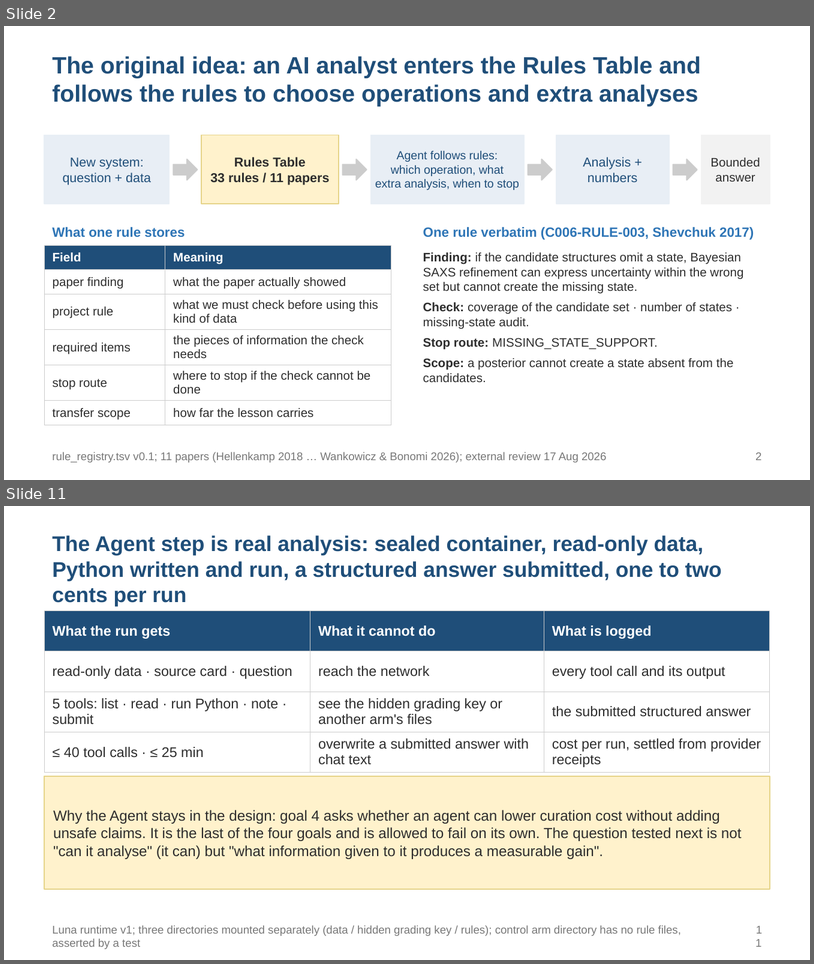
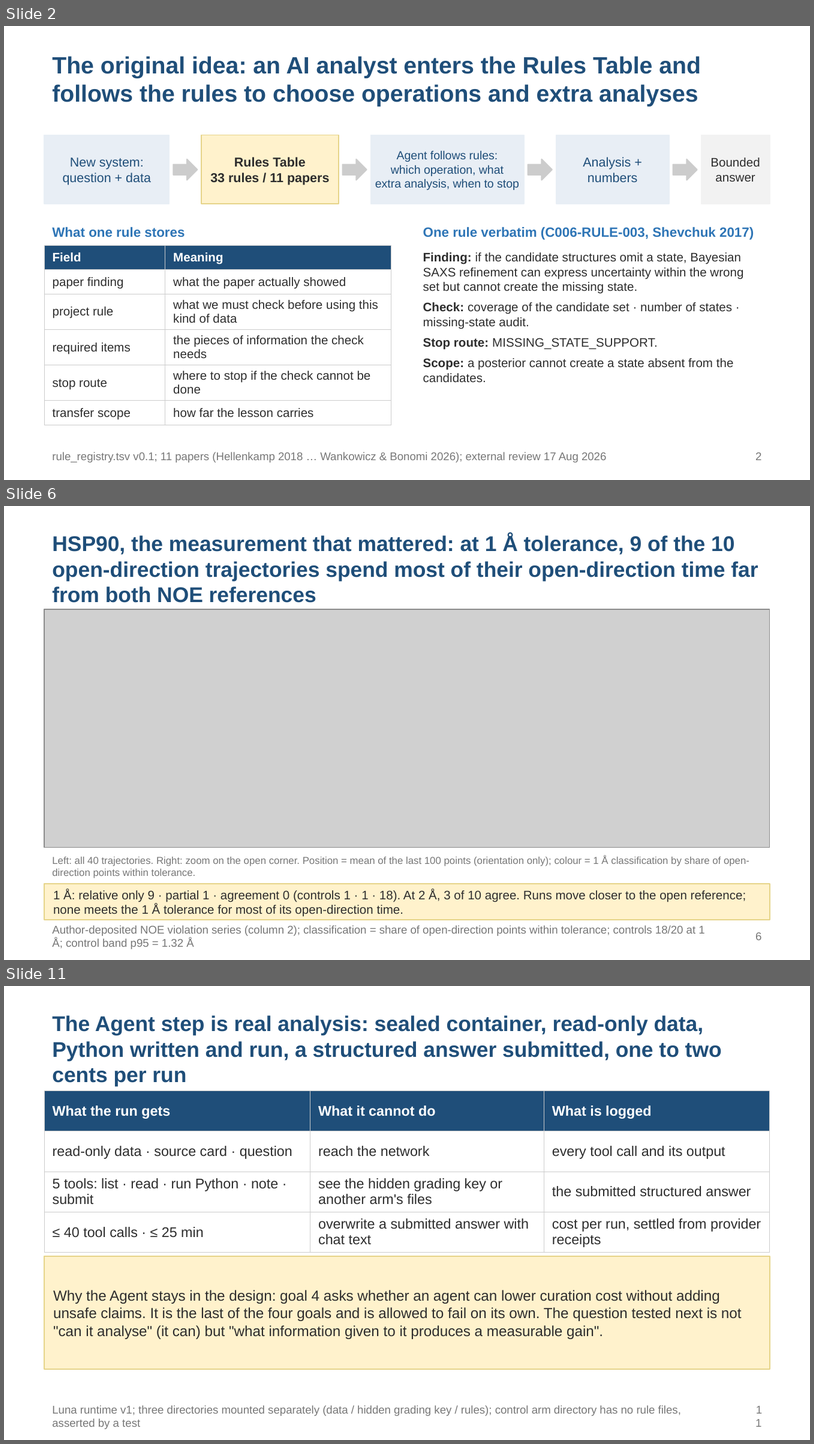
Before and after one commit to alex051107/dynamics-atlas-harness, a slide deck: review/rules-agent-study-20260909/development-results/SOOJUNG_DISCUSSION_20260910_EN.pptx. Shown one above the other, each under a label of ours: slides 2 and 11 before the commit, slides 2, 6 and 11 after it; the slides between them are not shown. The pictures are 814x964 and 814x1444 pixels, drawn with LibreOffice and Linux fonts; fonts in the diff are those of the drawing; grey boxes stand for pictures. Boxes give left, top, right and bottom in pixels: in the first picture for what was removed or moved away, otherwise in the second. Text is boxed around its words. In the diff, an @@ line names an element or a change of style, - is before the commit and + after.

```diff
--- a/review/rules-agent-study-20260909/development-results/SOOJUNG_DISCUSSION_20260910_EN.pptx
+++ b/review/rules-agent-study-20260909/development-results/SOOJUNG_DISCUSSION_20260910_EN.pptx
@@ slide 6 added at (4, 506, 810, 960), background #FFFFFF @@
@@ text added at (52, 535, 758, 603), 19 pt, text #1F4E79, bold @@
+HSP90, the measurement that mattered: at 1 Å tolerance, 9 of the 10 open-direction trajectories spend most of their open-direction time far from both NOE references
@@ picture added at (44, 609, 770, 847) @@
@@ text added at (52, 855, 750, 878), 9 pt, text #777777 @@
+Left: all 40 trajectories. Right: zoom on the open corner. Position = mean of the last 100 points (orientation only); colour = 1 Å classification by share of open-direction points within tolerance.
@@ rectangle added at (44, 883, 770, 919), fill #FFF2CC, outline #E6D48A 1 pt @@
@@ text added at (53, 889, 747, 916), 11 pt, text #2D2D2D @@
+1 Å: relative only 9 · partial 1 · agreement 0 (controls 1 · 1 · 18). At 2 Å, 3 of 10 agree. Runs move closer to the open reference; none meets the 1 Å tolerance for most of its open-direction time.
@@ text added at (52, 925, 705, 949), 10 pt, text #777777 @@
+Author-deposited NOE violation series (column 2); classification = share of open-direction points within tolerance; controls 18/20 at 1 Å; control band p95 = 1.32 Å
@@ text added at (756, 932, 762, 940), 10 pt, text #777777 @@
+6
```
Also in this commit, not shown: 14 slides changed, 1 other slide added, 1 slide removed, 8 other files.
